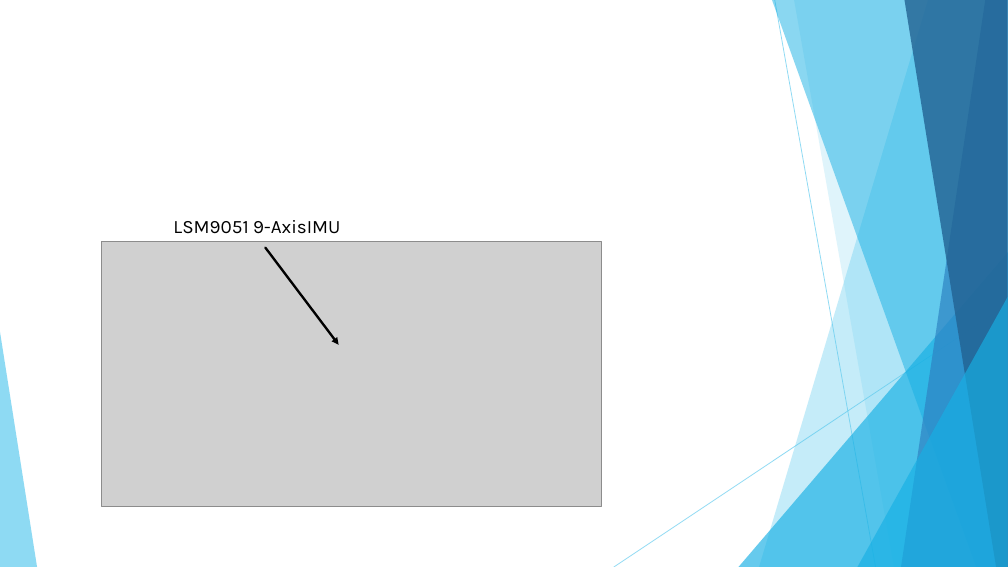
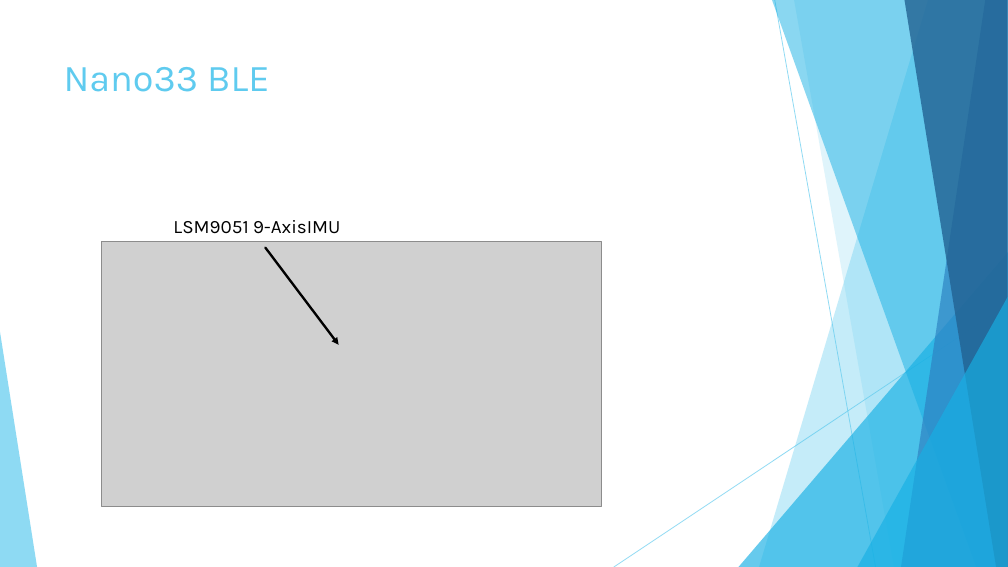
Before and after one commit to HINEET/AA17, a slide deck: slide 2 of AA17-rpt14/아두이노 응용 기말 프로젝트.pptx (slide 3 before the commit). Drawn at 1008x567 pixels with LibreOffice and Linux fonts; fonts in the diff are those of the drawing; grey boxes stand for pictures. Boxes give left, top, right and bottom in pixels: in the first picture for what was removed or moved away, otherwise in the second. Text is boxed around its words. In the diff, an @@ line names an element or a change of style, - is before the commit and + after.

```diff
--- a/AA17-rpt14/아두이노 응용 기말 프로젝트.pptx
+++ b/AA17-rpt14/아두이노 응용 기말 프로젝트.pptx
@@ title added at <box>64,67,269,92</box>, 36 pt, text #5FCBEF @@
+Nano33 BLE
```
Also in this commit, not shown: 8 slides added, 1 slide removed, 5 other files.
